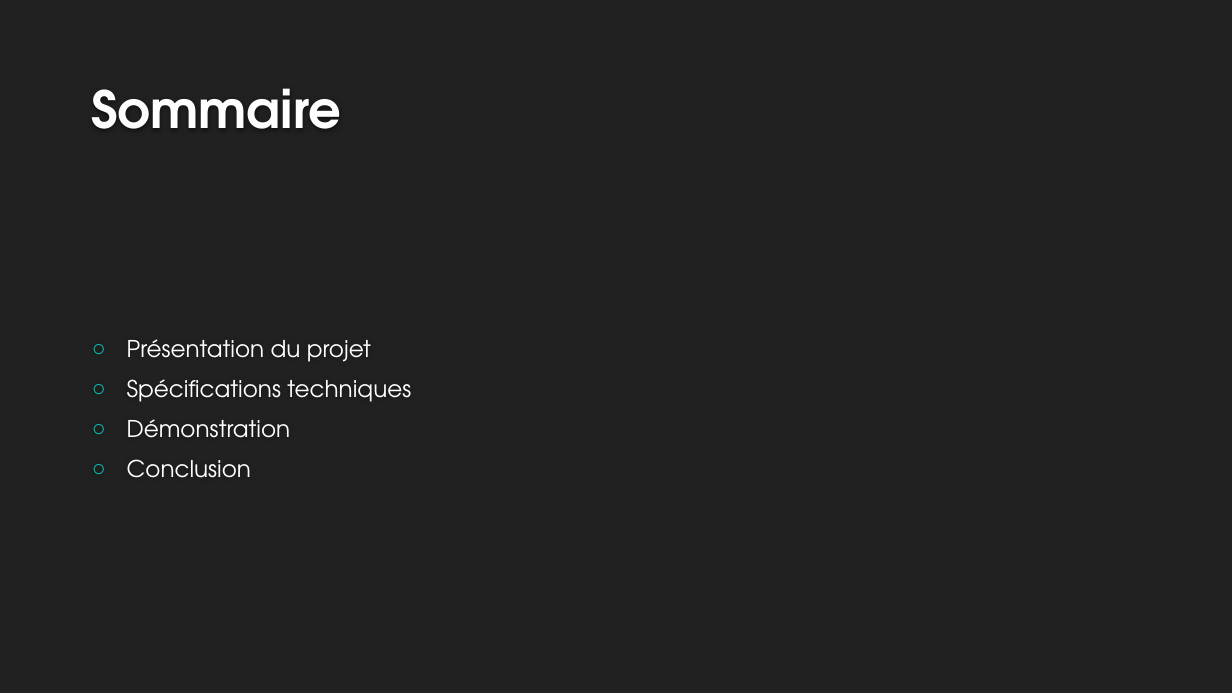
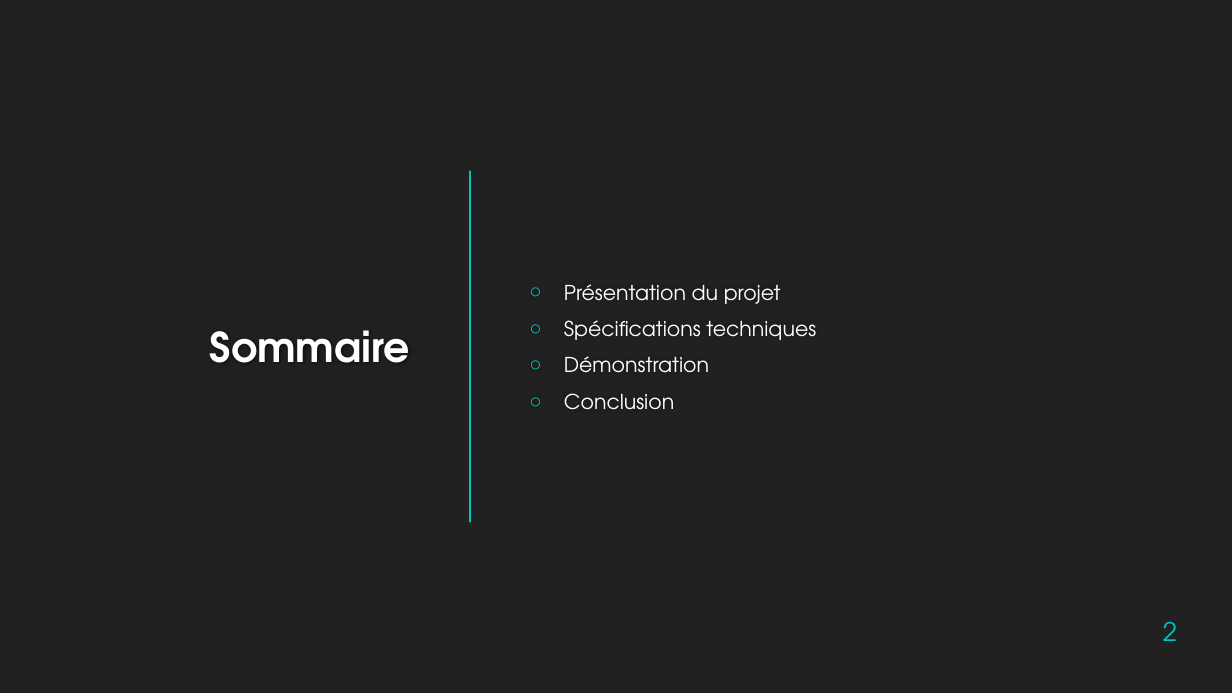
Before and after one commit to blipn/nodejs-websocket-example, a slide deck: slide 2 of PWA-COM_v1.1.pptx. Drawn at 1232x693 pixels with LibreOffice and Linux fonts; fonts in the diff are those of the drawing; background and template pictures are left out. Boxes give left, top, right and bottom in pixels: in the first picture for what was removed or moved away, otherwise in the second. Text is boxed around its words. In the diff, an @@ line names an element or a change of style, - is before the commit and + after.

Commit message:
[UPDATE] PPT (layout)

```diff
--- a/PWA-COM_v1.1.pptx
+++ b/PWA-COM_v1.1.pptx
@@ title "Sommaire": place and size @@
-title "Sommaire" at box(91, 88, 341, 129)
+title "Sommaire" at box(210, 330, 410, 363)
@@ title "Sommaire" at box(210, 330, 410, 363): size 40 to 32 pt, text colour #FEFEFE to #FFFFFF; alignment left to right; vertical alignment bottom to middle @@
@@ text "Présentation du projet": place and size @@
-text "Présentation du projet" at box(127, 339, 411, 478)
+text "Présentation du projet" at box(564, 284, 816, 410)
@@ text "Présentation du projet" at box(564, 284, 816, 410): size 18 to 16 pt @@
@@ line added from (470, 172) to (470, 521), #00C6BB 1.75 pt @@
@@ page number added at box(1163, 621, 1177, 641), 20 pt, text #00C6BB @@
+2
```
Also in this commit, not shown: 13 other slides changed, 1 slide added, 1 slide removed.
